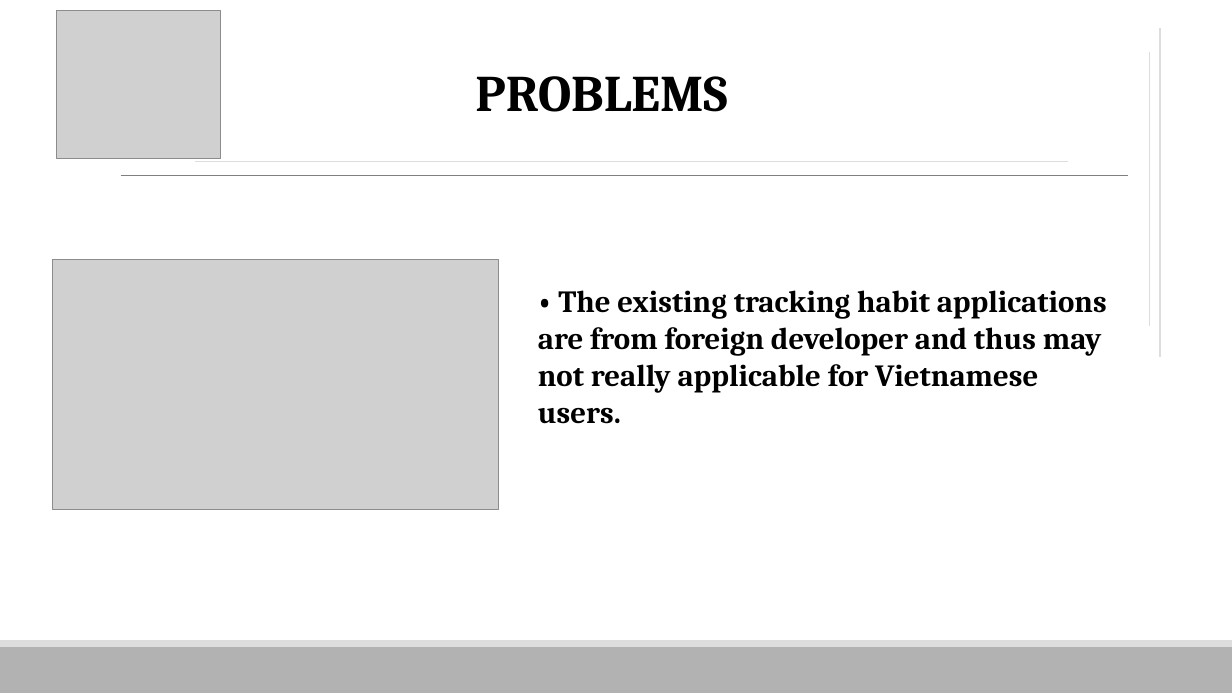
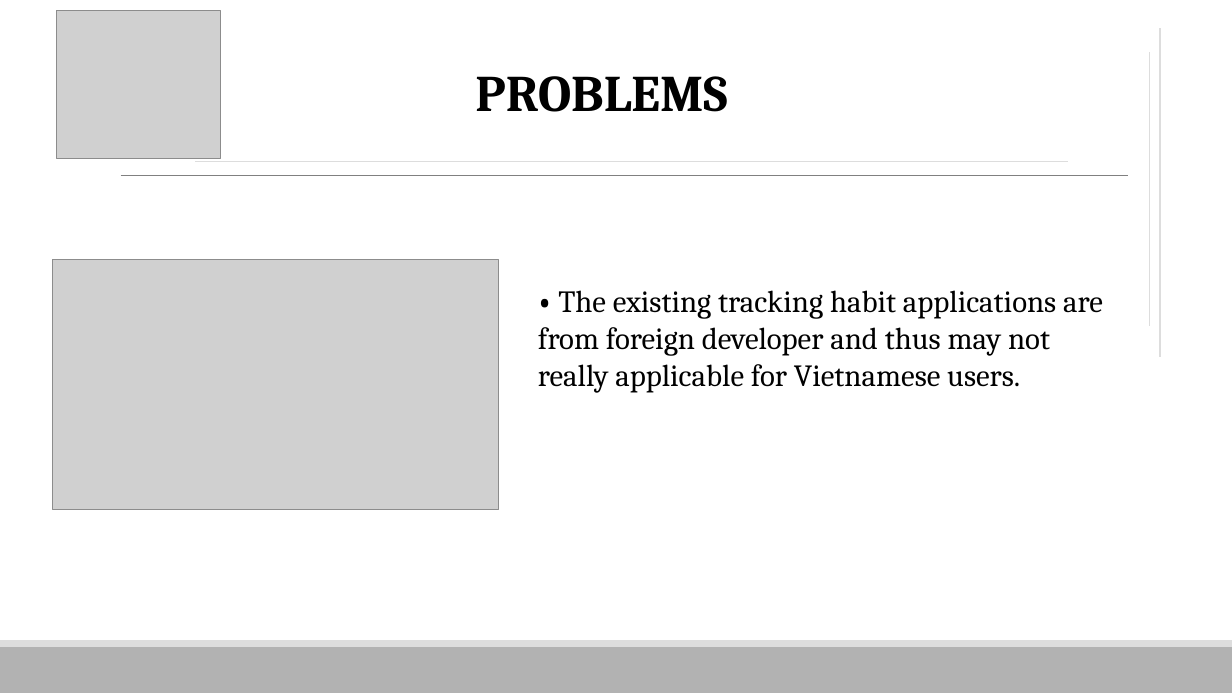
Before and after one commit to vnhabittracker/VHT-Server, a slide deck: slide 5 of VHT.pptx. Drawn at 1232x693 pixels with LibreOffice and Linux fonts; fonts in the diff are those of the drawing; grey boxes stand for pictures. Boxes give left, top, right and bottom in pixels: in the first picture for what was removed or moved away, otherwise in the second. Text is boxed around its words. In the diff, an @@ line names an element or a change of style, - is before the commit and + after.

```diff
--- a/VHT.pptx
+++ b/VHT.pptx
@@ text "• The existing tracking habit ..." at (538,290,1103,393): bold off @@
```
Also in this commit, not shown: 6 other slides changed.
